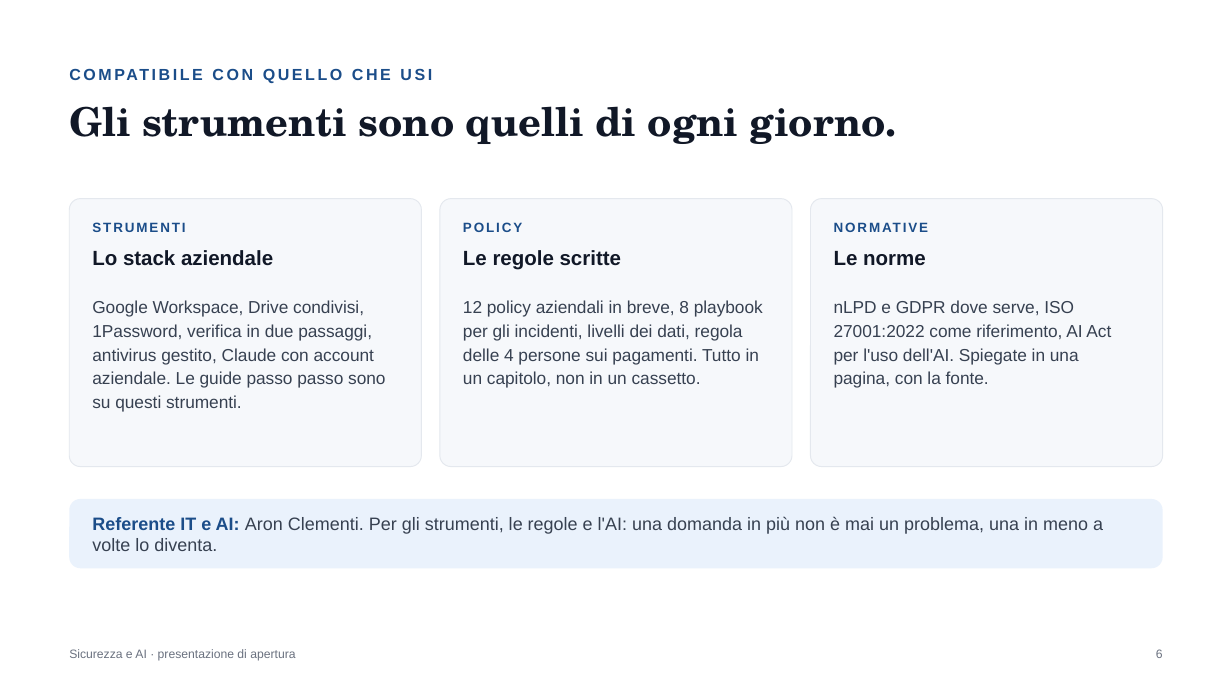
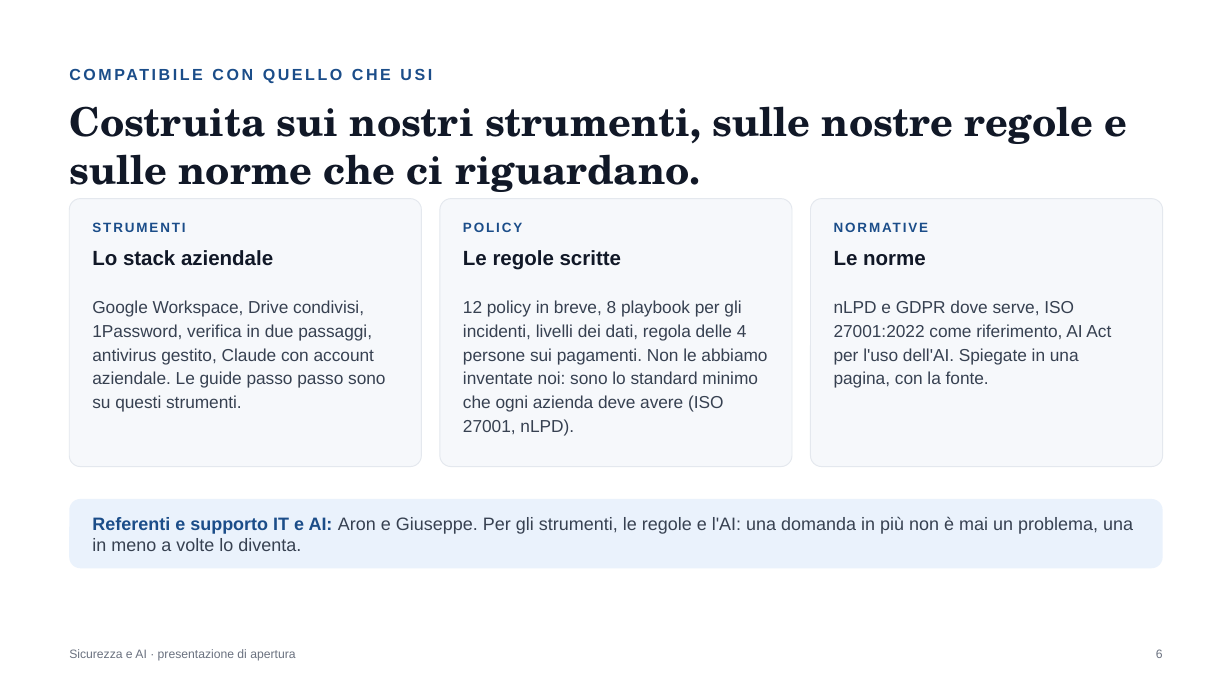
Before and after one commit to Mr-Hodler/IT-Security-AI-CrossCompany, a slide deck: slide 6 of Presentazione di apertura, Sicurezza e AI.pptx. Drawn at 1232x693 pixels with LibreOffice and Linux fonts; fonts in the diff are those of the drawing. Boxes give left, top, right and bottom in pixels: in the first picture for what was removed or moved away, otherwise in the second. Text is boxed around its words. In the diff, an @@ line names an element or a change of style, - is before the commit and + after.

Commit message:
Presentazione di apertura v2.1: perche esiste, referenti, policy standard, estratti in copertina

```diff
--- a/Presentazione di apertura, Sicurezza e AI.pptx
+++ b/Presentazione di apertura, Sicurezza e AI.pptx
@@ text at (x1=69, y1=106, x2=1128, y2=192): text changed @@
-Gli strumenti sono quelli di ogni giorno.
+Costruita sui nostri strumenti, sulle nostre regole e sulle norme che ci riguardano.
@@ text at (x1=463, y1=300, x2=767, y2=436): text changed @@
-12 policy aziendali in breve, 8 playbook per gli incidenti, livelli dei dati, regola delle 4 persone sui pagamenti. Tutto in un capitolo, non in un cassetto.
+12 policy in breve, 8 playbook per gli incidenti, livelli dei dati, regola delle 4 persone sui pagamenti. Non le abbiamo inventate noi: sono lo standard minimo che ogni azienda deve avere (ISO 27001, nLPD).
@@ text at (x1=92, y1=516, x2=1133, y2=551): text changed @@
-Referente IT e AI: Aron Clementi. Per gli strumenti, le regole e l'AI: una domanda in più non è mai un problema, una in meno a volte lo diventa.
+Referenti e supporto IT e AI: Aron e Giuseppe. Per gli strumenti, le regole e l'AI: una domanda in più non è mai un problema, una in meno a volte lo diventa.
```
Also in this commit, not shown: 6 other slides changed, 1 slide added, 1 slide removed, 1 other file.
